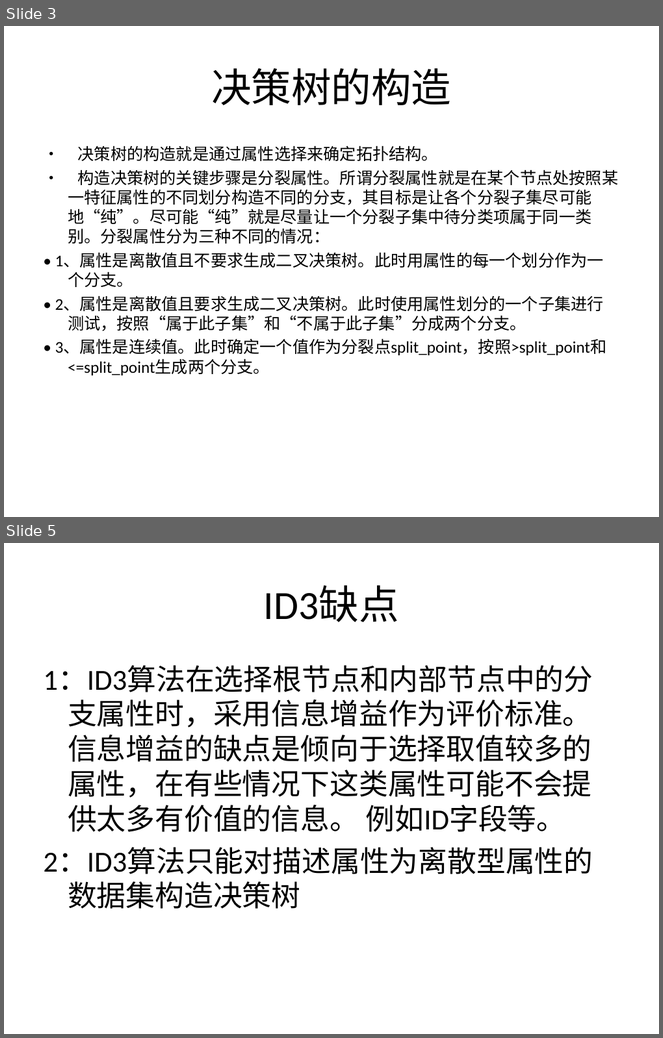
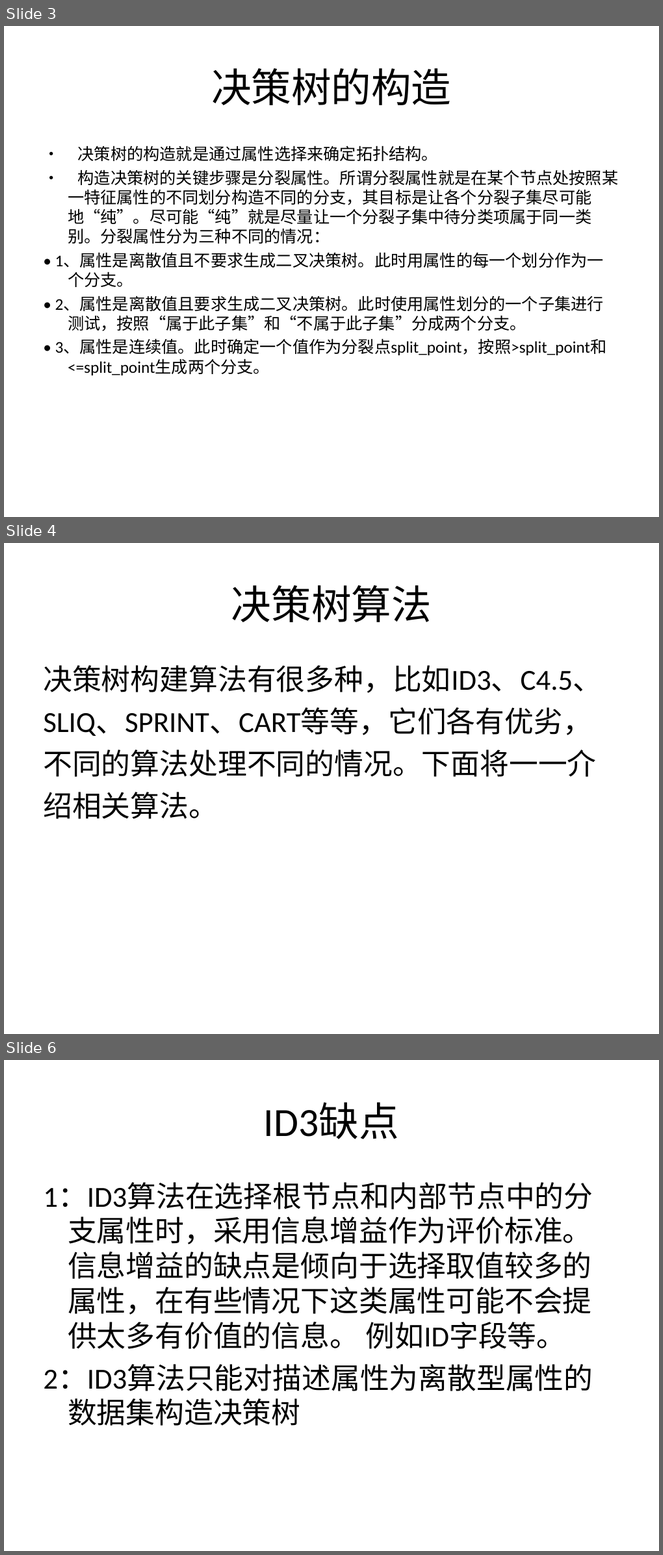
Before and after one commit to fighting-one-piece/shell-scripts, a slide deck: data_mining/src/main/resources/doc/decisiontree.ppt. Shown one above the other, each under a label of ours: slides 3 and 5 before the commit, slides 3, 4 and 6 after it; the slides between them are not shown. The pictures are 663x1038 and 663x1555 pixels, drawn with LibreOffice and Linux fonts; fonts in the diff are those of the drawing. Boxes give left, top, right and bottom in pixels: in the first picture for what was removed or moved away, otherwise in the second. Text is boxed around its words. In the diff, an @@ line names an element or a change of style, - is before the commit and + after.

```diff
--- a/data_mining/src/main/resources/doc/decisiontree.ppt
+++ b/data_mining/src/main/resources/doc/decisiontree.ppt
@@ slide 4 added at (x1=4, y1=543, x2=659, y2=1034), background #FFFFFF @@
@@ title added at (x1=232, y1=585, x2=432, y2=622), 44 pt, text #000000 @@
+决策树算法
@@ text added at (x1=43, y1=665, x2=602, y2=819), 32 pt, text #000000 @@
+决策树构建算法有很多种，比如ID3、C4.5、
+SLIQ、SPRINT、CART等等，它们各有优劣，
+不同的算法处理不同的情况。下面将一一介
+绍相关算法。
@@ what was slide 5 is now slide 6 @@
```
Also in this commit, not shown: 3 slides changed, 9 other files.
